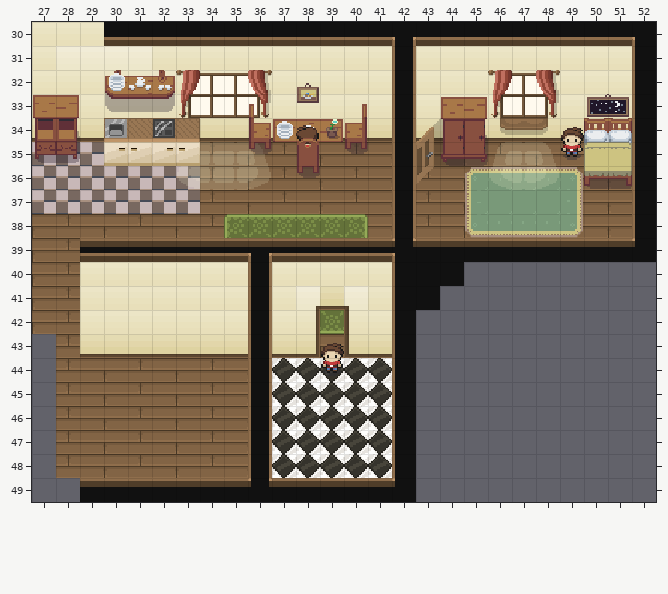
Level history. Tiled map: assets/apartment.tmx. The first picture shows the starting point.
Cells are 16x16 px. Shown: x 27..52, y 30..49. Tiles whose own drawing changed are shown in their newer look in all pictures.
Once edited:
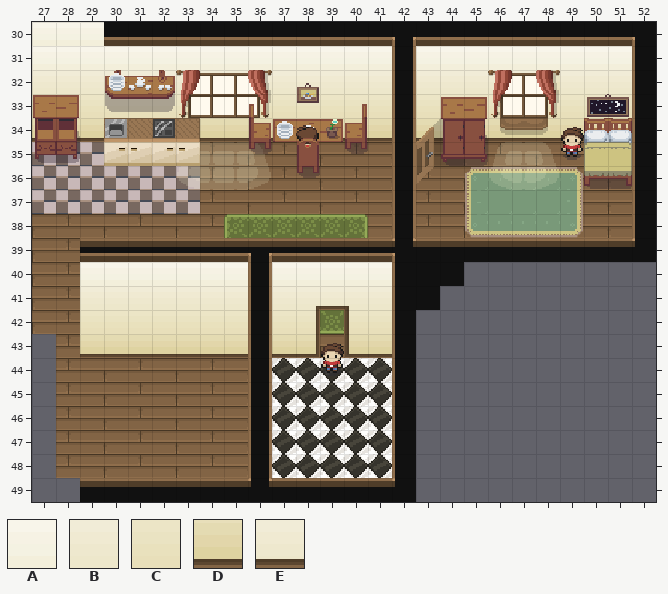
Key: from "Interior": A 7, B 23, C 39, D 55, E 197.
_ is an empty cell.
Changes in this commit:
Layer "ground & walls":
y 30: x 27..29 CCC -> AAA
y 31: x 27..41 CBBBBCCCCCCCCCC -> AAAAAAAAAAAAAAA; x 43..51 CCCCCCCCC -> AAAAAAAAA
Layer "roof":
y 40: x 29..35 CCCCCCC -> AAAAAAA; x 37..41 CCCCC -> AAAAA
y 41: x 39 D -> E
Pixel boxes of the changes (left, top, right, bottom) in both pictures:
changed: (32, 22, 392, 70)
changed: (416, 46, 632, 70)
changed: (80, 262, 248, 286)
changed: (272, 262, 392, 310)
